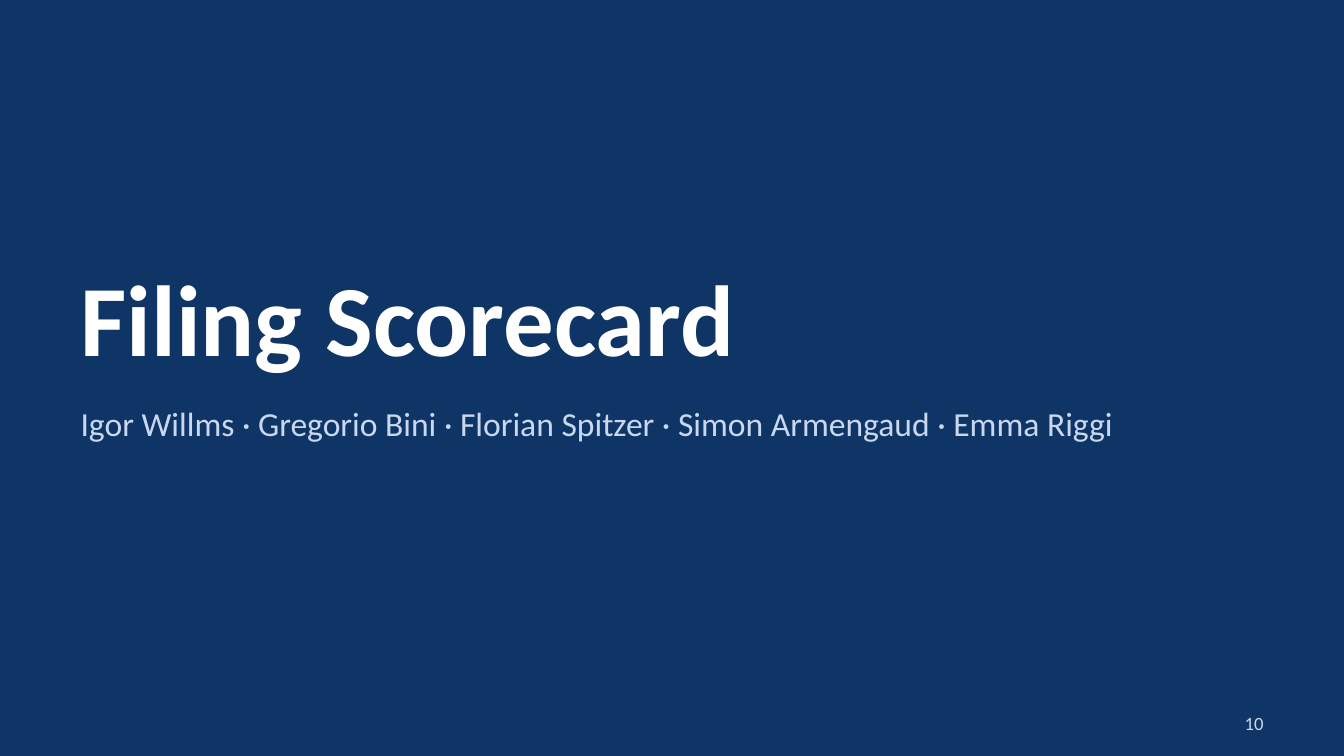
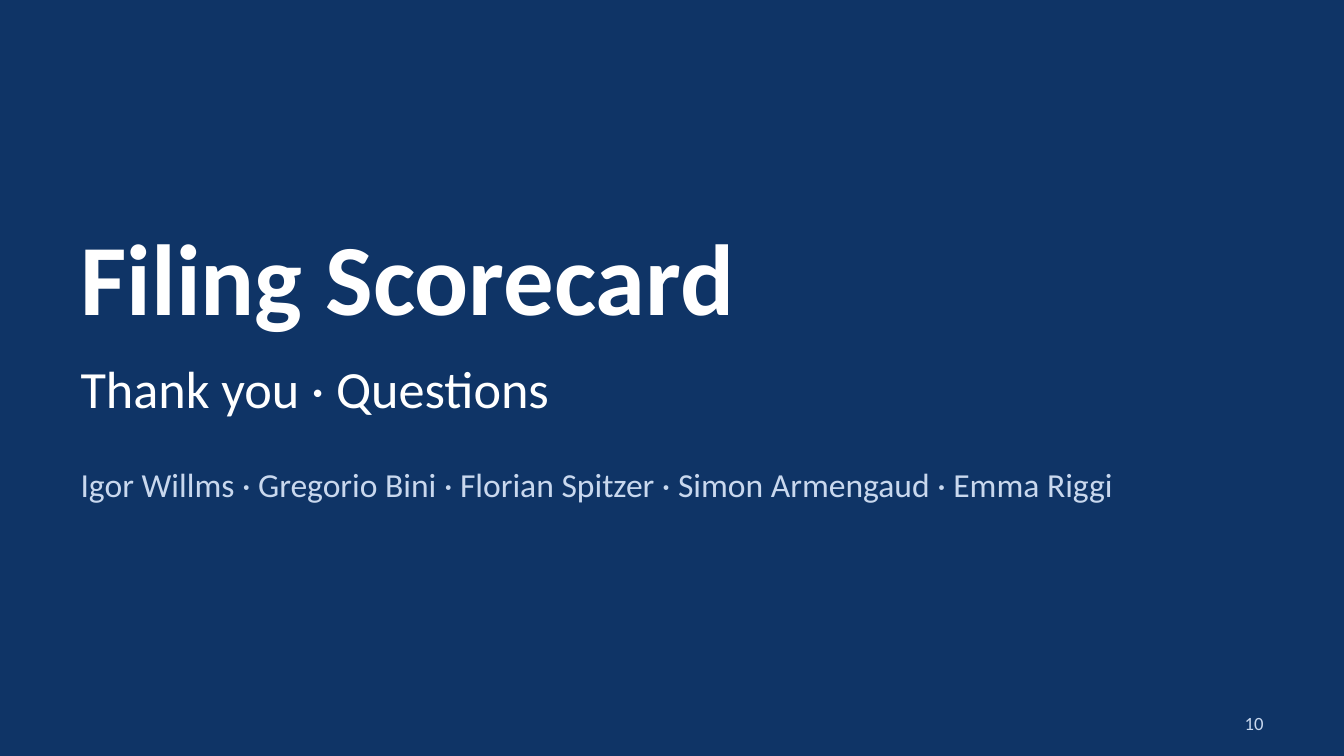
Before and after one commit to BossToGo/filing-scorecard, a slide deck: slide 10 of docs/slides/filing-scorecard.pptx. Drawn at 1344x756 pixels with LibreOffice and Linux fonts; fonts in the diff are those of the drawing. Boxes give left, top, right and bottom in pixels: in the first picture for what was removed or moved away, otherwise in the second. Text is boxed around its words. In the diff, an @@ line names an element or a change of style, - is before the commit and + after.

```diff
--- a/docs/slides/filing-scorecard.pptx
+++ b/docs/slides/filing-scorecard.pptx
@@ text "Filing Scorecard": place and size @@
-text "Filing Scorecard" at (81, 285, 734, 373)
+text "Filing Scorecard" at (81, 244, 734, 332)
@@ text added at (81, 371, 549, 417), 28 pt, text #FFFFFF @@
+Thank you · Questions
@@ text "Igor Willms · Gregorio Bini ...": place and size @@
-text "Igor Willms · Gregorio Bini ..." at (81, 412, 1112, 442)
+text "Igor Willms · Gregorio Bini ..." at (81, 473, 1112, 503)
```
Also in this commit, not shown: 4 other slides changed, 3 other files.
